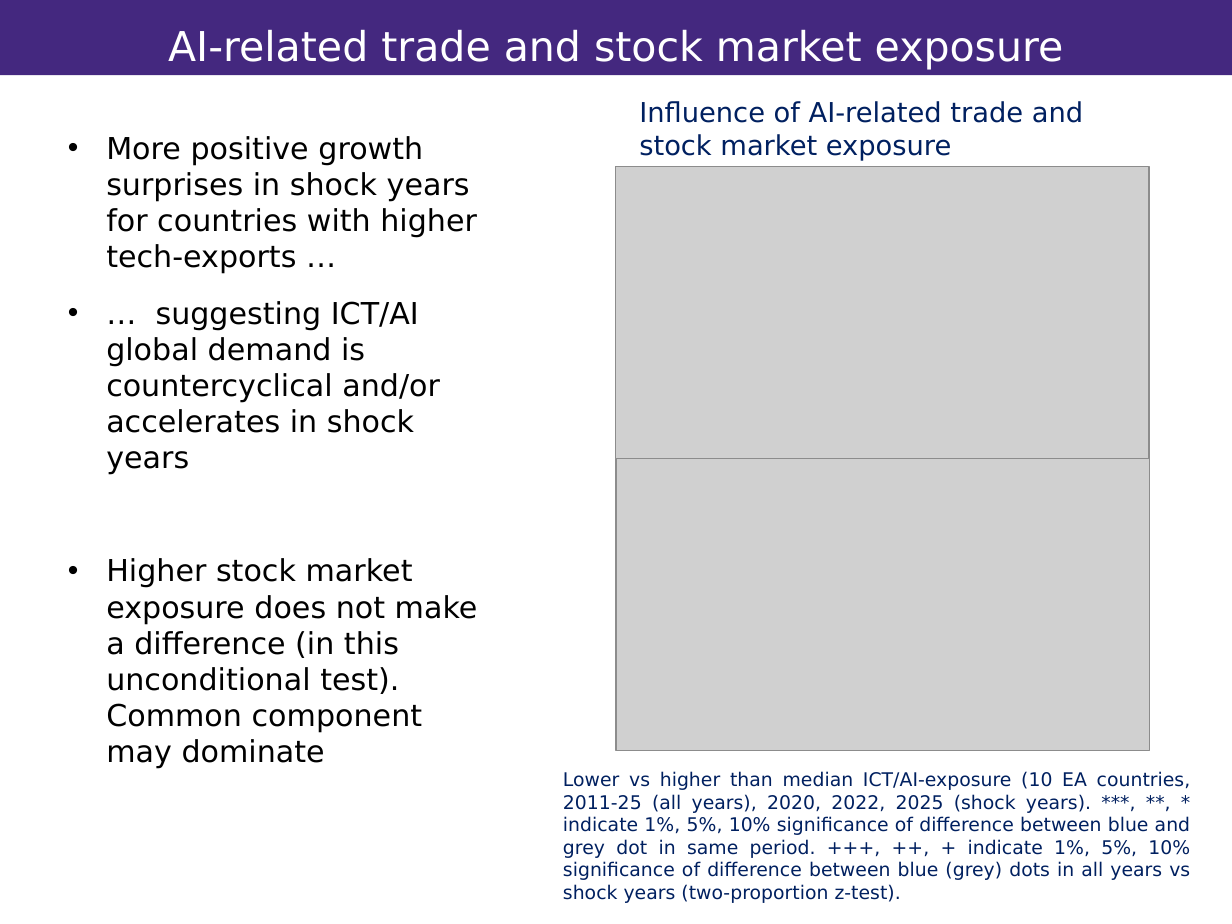
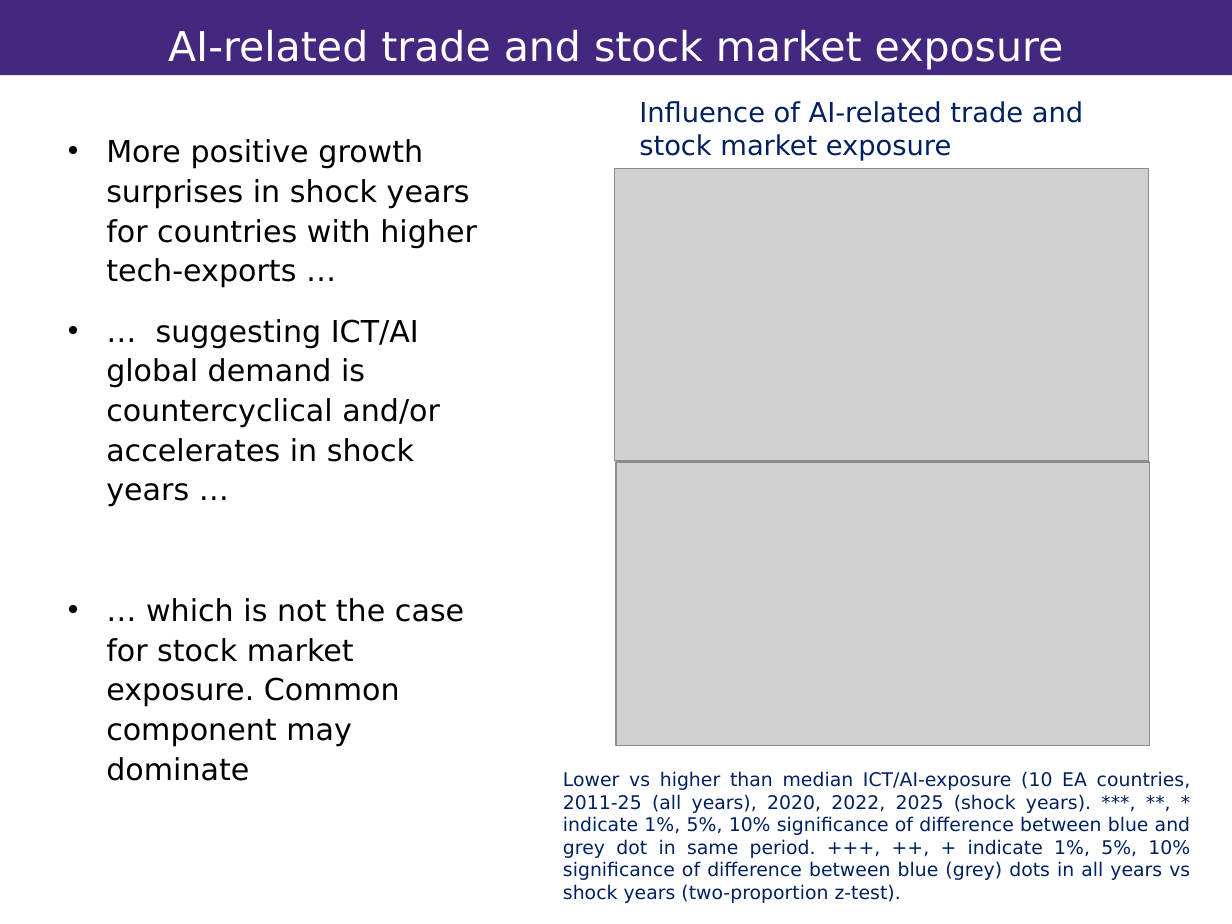
Before and after one commit to vandenEnd/scripts, a slide deck: slide 7 of Resilience.pptx. Drawn at 1232x924 pixels with LibreOffice and Linux fonts; fonts in the diff are those of the drawing; grey boxes stand for pictures; background and template pictures are left out. Boxes give left, top, right and bottom in pixels: in the first picture for what was removed or moved away, otherwise in the second. Text is boxed around its words. In the diff, an @@ line names an element or a change of style, - is before the commit and + after.

```diff
--- a/Resilience.pptx
+++ b/Resilience.pptx
@@ text at [106,139,477,288]: line spacing 1 to 1.1 @@
@@ text at [106,319,464,781]: text changed @@
-• … suggesting ICT/AI global demand is countercyclical and/or accelerates in shock years
-• Higher stock market exposure does not make a difference (in this unconditional test). Common component may dominate
+• … suggesting ICT/AI global demand is countercyclical and/or accelerates in shock years …
+• … which is not the case for stock market exposure. Common component may dominate
@@ picture: place and size @@
-picture at [616,458,1149,750]
+picture at [616,462,1149,745]
```
Also in this commit, not shown: 4 other slides changed, 1 slide added.
